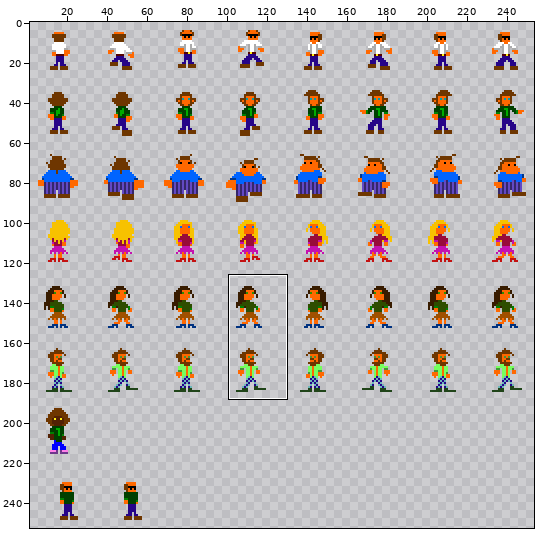
A sprite sheet gets an edit: img/person_sheet.png. The first picture is a wide view before the edit; the outline marks the close-up.
Close-up. As it was:
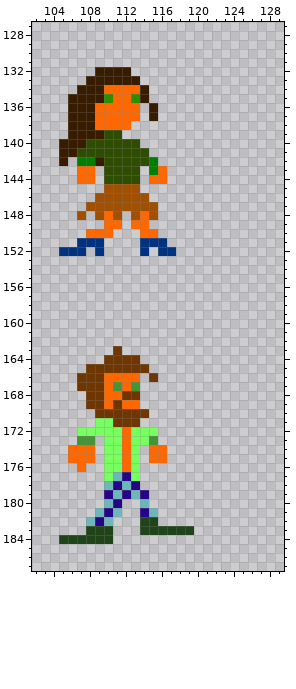
The file is 256x256 pixels. Pixels under 10% opacity are left out. Shown: x 102..129, y 127..187. The wide view leaves out empty margins. The commit also changed other parts of the picture, which this record leaves out.
New version:
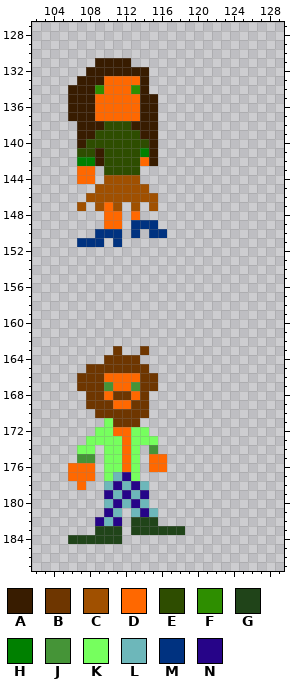
Palette (. is transparent): A #381c00  B #6e3600  C #a05000  D #ff6800  E #2e4d00  F #2e8e00  G #204419  H #008000  J #459437  K #76ff5e  L #6db7ba  M #003280  N #260488
Change:
The edit adds colour A in row 131 at x 109 to 112; in row 132 at x 108 and 113 to 114; in row 133 at x 107 and 114; in row 134 at x 106; in row 135 at x 115; in rows 136 to 137 at x 114.
The edit adds colour A in row 138 at x 113 to 115; in row 139 at x 114 to 115; in rows 140 to 141 at x 115.
Colour D gives way to colour A in row 138 at x 109.
Colour E gives way to colour A in row 141 at x 109.
Colour H gives way to colour A in row 142 at x 115.
The edit adds colour B in row 163 at x 114; in row 166 at x 114; in row 167 at x 114 to 115; in rows 168 to 169 at x 114.
Colour D gives way to colour B in row 168 at x 111; in row 169 at x 110 and 113.
The edit adds colour C in row 145 at x 109 and 114; in row 146 at x 108 and 115; in row 147 at x 107.
Colour E gives way to colour C in row 144 at x 110 to 113.
The edit adds colour D in row 176 at x 106, 108 and 115 to 116; in row 177 at x 106 to 108; in row 178 at x 107.
Colour A gives way to colour D in row 133 at x 110 to 113; in row 135 at x 109.
Colour B gives way to colour D in row 168 at x 113; in row 169 at x 111.
Colour C gives way to colour D in row 147 at x 110; in row 148 at x 111 and 113.
Colour E gives way to colour D in row 142 at x 114.
Colour F gives way to colour D in row 135 at x 110 and 113.
Colour J gives way to colour D in row 167 at x 111.
Colour K gives way to colour D in row 172 at x 111.
The edit adds colour E in row 139 at x 112 to 113; in row 140 at x 114.
Colour A gives way to colour E in row 139 at x 109.
Colour D gives way to colour E in row 138 at x 110 to 112.
Colour A gives way to colour F in row 134 at x 109.
Colour D gives way to colour F in row 134 at x 113.
The edit adds colour G in row 182 at x 113; in row 183 at x 111 and 113; in row 184 at x 111.
Colour E gives way to colour H in row 141 at x 114.
Colour D gives way to colour J in row 167 at x 110; in row 174 at x 115; in row 175 at x 107 to 108.
The edit adds colour K in row 173 at x 109.
Colour D gives way to colour K in row 174 at x 107 to 108.
Colour J gives way to colour K in row 173 at x 108 and 115.
The edit adds colour L in row 178 at x 114; in row 180 at x 112; in row 181 at x 113.
The edit adds colour M in row 149 at x 115; in row 150 at x 111, 113 and 116; in row 151 at x 111.
Colour D gives way to colour M in row 149 at x 113 to 114; in row 150 at x 109 to 110 and 115.
The edit adds colour N in row 180 at x 113; in row 182 at x 111.
The edit erases colour A in rows 138 to 139 at x 106; in rows 140 to 141 at x 105 to 106; in row 142 at x 105.
The edit erases colour C in row 147 at x 108, 112 and 114; in row 148 at x 107, 109 and 115.
The edit erases colour D in row 143 at x 116; in row 144 at x 115 to 116; in row 148 at x 114; in row 150 at x 108 and 114; in row 174 at x 106 and 116; in row 175 at x 106.
The edit erases colour G in row 183 at x 108 and 119; in row 184 at x 105.
The edit erases colour H in row 143 at x 115.
The edit erases colour J in row 173 at x 107.
The edit erases colour K in row 171 at x 109; in row 172 at x 107 to 108 and 115.
The edit erases colour L in row 181 at x 109; in row 182 at x 108.
The edit erases colour M in row 151 at x 114 to 116; in row 152 at x 105 to 107, 109, 114 and 116 to 117.
Pixel boxes of the changes (left, top, right, bottom) in both close-ups:
changed: (59, 58, 176, 256)
changed: (59, 346, 194, 544)
